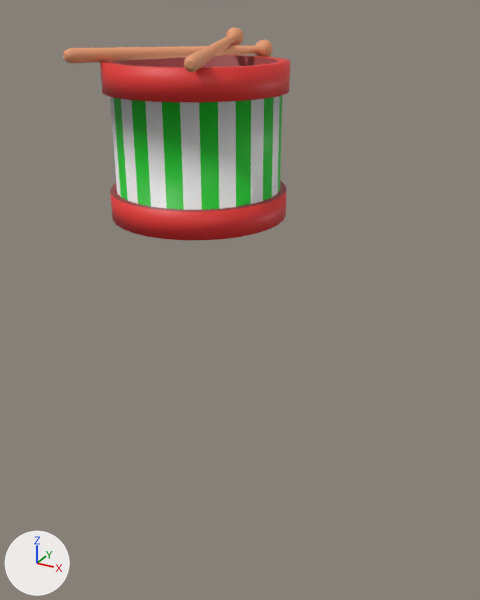
Renders of the FBX model gc_toy_trouble/Assets/Art/Drum.fbx from each side of a commit.
Rendered twice from a 50 mm lens placed at (0.452, -1.374, 1.132), pointed at (-0.26, -0.079, 0.484). Every picture has the same lights, and +X, +Y and +Z are marked at lower left.

The scene before the commit, as lines of its bpy script (objects in view):
```python
me_cylinder_004 = bpy.data.meshes.new('Cylinder.004')
me_cylinder_004.from_pydata(...)  # 1492 vertices, 1458 faces; spans x -18.7..25.2, y -28.6..11.4, z -19.9..29.9
# faces by material slot: [890, 172, 96, 284, 16]
me_cylinder_004.materials.append(mat_material_011)  # orange #e79d70
me_cylinder_004.materials.append(mat_material_015)  # white #e7e7e7
me_cylinder_004.materials.append(mat_material_014)  # red #e7322f
me_cylinder_004.materials.append(mat_material_013)  # red #963a3b
me_cylinder_004.materials.append(mat_material_012)  # green #14c327
ob_rumpusetti = bpy.data.objects.new('Rumpusetti', me_cylinder_004)
ob_rumpusetti.location = (-0.363, -0.056, 0.975)
ob_rumpusetti.rotation_euler = (1.571, 0.0, -0.525)  # degrees (90, 0, -30)
ob_rumpusetti.scale = (0.01, 0.01, 0.01)
```
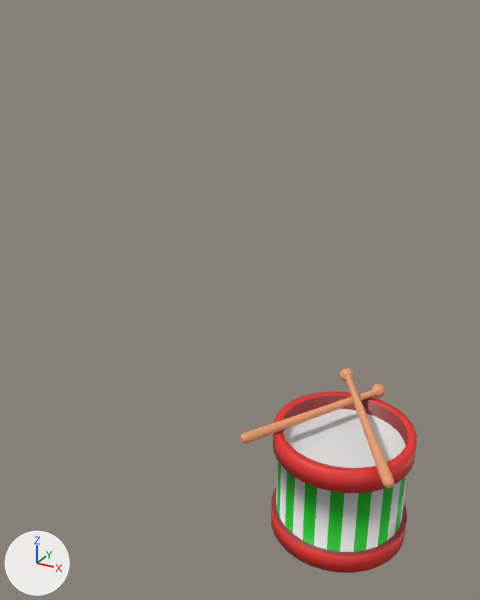
Pixel boxes (x1, y1, x2, y2) of what changed, in the pictures (480 x 600 px; the box of a moved part takes in the faces that stretch with it):
'Rumpusetti', reshaped, moved, turned
    before: (63, 27, 290, 240)
    after: (240, 368, 417, 573)
part 1 of me_cylinder_004, moved or reshaped
    before: (63, 39, 273, 63)
    after: (240, 384, 385, 444)
part 2 of me_cylinder_004, moved or reshaped
    before: (184, 27, 244, 72)
    after: (340, 368, 394, 488)
part 3 of me_cylinder_004, moved or reshaped
    before: (100, 55, 290, 240)
    after: (271, 392, 417, 573)

Patch to the scene script:
```diff
--- a/gc_toy_trouble/Assets/Art/Drum.fbx.py
+++ b/gc_toy_trouble/Assets/Art/Drum.fbx.py
@@ me_cylinder_004 @@
 me_cylinder_004.from_pydata(...)  # 1492 vertices, 1458 faces; spans x -18.7..25.2, y -28.6..11.4, z -19.9..29.9
 # used by ob_rumpusetti; location = (-0.363, -0.056, 0.975); rotation_euler = (1.571, 0.0, -0.525), in degrees (90, 0, -30); scale = (0.01, 0.01, 0.01)
+# me_cylinder_004 part 1: the loose piece of 461 vertices spanning x -5.8..-1.5, y 4.6..8.9, z -19.9..29.9 is turned -30.1 degrees about the y axis through its middle and scaled by 0.926, then moved by (-4.8, 9.4, -6.8)
+# me_cylinder_004 part 2: the loose piece of 461 vertices spanning x -13.8..25.2, y 5.0..11.4, z -16.8..16.7 is turned -16.9 degrees about the y axis through its middle and scaled by 0.926, then moved by (-1.0, 9.8, -1.7)
+# me_cylinder_004 part 3: the loose piece of 570 vertices spanning x -18.7..21.7, y -28.6..5.3, z -17.4..23.0 is turned -30.1 degrees about the y axis through its middle and scaled by 0.891, then moved by (-1.6, 11.6, -2.9)
 me_cylinder_004.materials.append(mat_material_011)
@@ ob_rumpusetti @@
 ob_rumpusetti = bpy.data.objects.new('Rumpusetti', me_cylinder_004)
-ob_rumpusetti.location = (-0.363, -0.056, 0.975)
-ob_rumpusetti.rotation_euler = (1.571, 0.0, -0.525)  # degrees (90, 0, -30)
+ob_rumpusetti.location = (0.0, 0.0, 0.0)
+ob_rumpusetti.rotation_euler = (1.571, 0.0, 0.0)  # degrees (90, 0, 0)
 ob_rumpusetti.scale = (0.01, 0.01, 0.01)
```
